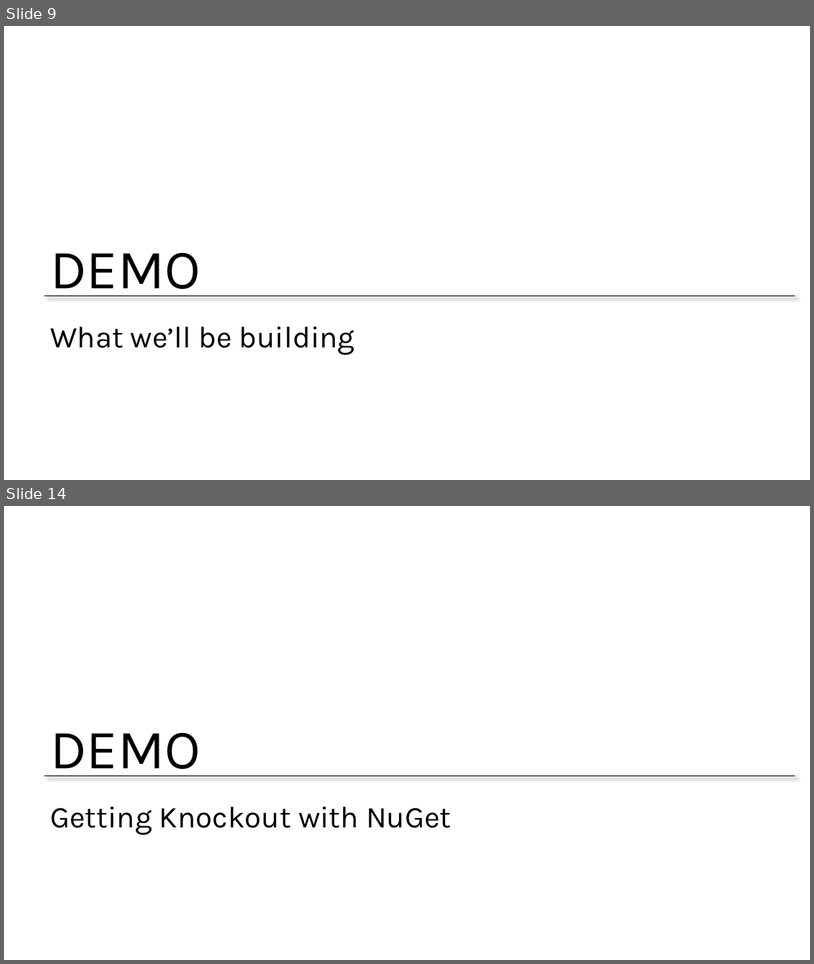
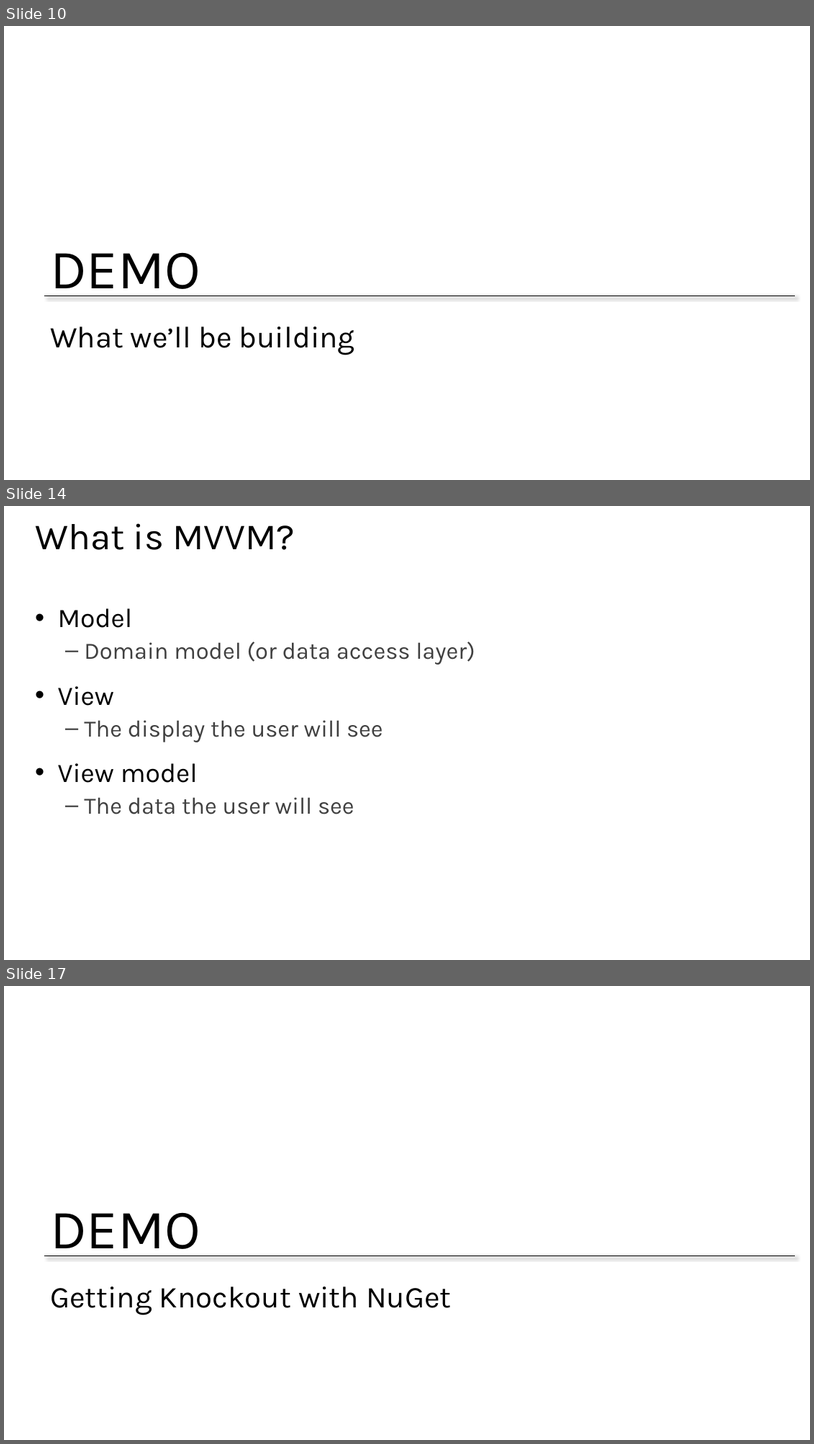
Before and after one commit to jongalloway/Knockout-MVA, a slide deck: Slides/1 - Introducing Knockout.pptx. Shown one above the other, each under a label of ours: slides 9 and 14 before the commit, slides 10, 14 and 17 after it; the slides between them are not shown. The pictures are 814x964 and 814x1444 pixels, drawn with LibreOffice and Linux fonts; fonts in the diff are those of the drawing; background and template pictures are left out. Boxes give left, top, right and bottom in pixels: in the first picture for what was removed or moved away, otherwise in the second. Text is boxed around its words. In the diff, an @@ line names an element or a change of style, - is before the commit and + after.

```diff
--- a/Slides/1 - Introducing Knockout.pptx
+++ b/Slides/1 - Introducing Knockout.pptx
@@ slide 14 added at <box>4,506,810,960</box>, background #FFFFFF @@
@@ title added at <box>35,523,295,550</box>, 44 pt, text #000000 @@
+What is MVVM?
@@ text added at <box>58,608,475,814</box>, 28 pt, text #404040 @@
+• Model
+  – Domain model (or data access layer)
+• View
+  – The display the user will see
+• View model
+  – The data the user will see
@@ what was slide 9 is now slide 10 @@
@@ what was slide 14 is now slide 17 @@
```
Also in this commit, not shown: 2 slides changed, 8 other slides added, 4 slides removed, 1 other file.
